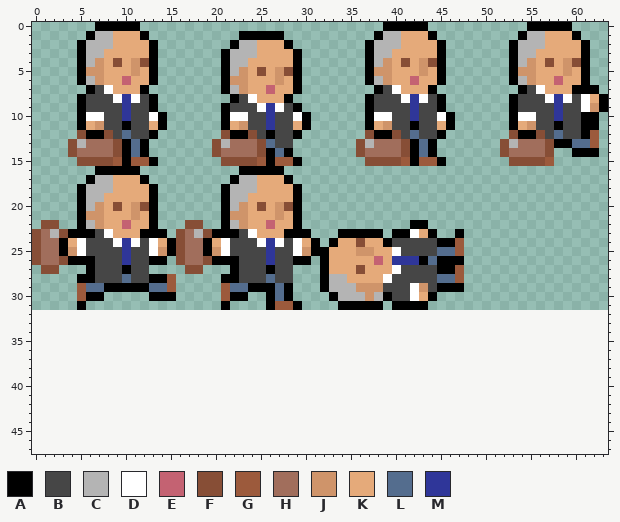
Two states of a pixel-art sprite, assets/Player/amancioAnimaciones.png. Above: the version before the commit.
The file is 192x96 pixels, drawn in blocks of 3x3; one block is one cell here. The old version is drawn lined up with the new one, on the new canvas.
Palette (. is transparent): A #000000  B #464646  C #b4b4b4  D #ffffff  E #c46272  F #874e36  G #9c5a3c  H #a16e5c  J #cf946a  K #e5aa7a  L #546d8e  M #2f3699
Pixels before (only the part around the change), first column x 0:
11 .....AKJBBABBKA......AKJBBMBBKA......AKJBBABBKA......AKJBBABBAA.
12 .....FAAFBLBBA.......FAAFBABBA.......FAAFBLBBA.......FAAFBLBBAG.
13 ....FCHHHFALA.......FCHHHFLBB.......FCHHHFALA.......FCHHHFAALLG.
14 ....FHHHHFALA.......FHHHHFALA.......FHHHHFALA.......FHHHHF..AAA.
15 .....FFFFGAGGA.......FFFFGAGGA.......FFFFGAGGA.......FFFFG......
16 .......AAAAA...........AAAAA....................................
17 ......ACCKKKA.........ACCKKKA...................................
18 .....ACCCKKKKA.......ACCCKKKKA..................................
19 .....ACCKKKKKA.......ACCKKKKKA..................................
20 .....ACJKFKJFA.......ACJKFKJFA..................................
21 .....AJJKKKJKA.......AJJKKKJKA..................................
22 .FF..ACJKKEKKA...FF..ACJKKEKKA............AA....................
23 FHCFAAABDKKKAAA.FHCFAAABDKKKAAA...AAAAA.AADKA..A................
24 FHHAKDBBBDMDBDKAFHHAKDBBBDMDBDKA.AKKFKKABBBBBAAG................
25 FHHAJDBBBBMBBDJAFHHAJDBBBBMBBDJAAKKKJJKKDBBBBLLG................
26 FHHFAAABBBMBBAA.FHHFAAABBBMBBAA.AKKKKKEKMMMALAAA................
27 .FF...ABBBABB....FF...ABBBABB...AKKKFKKKDBBBBAAG................
28 .....AABBBLBBAAG.....AABBBLBB...ACCKKKKDBBBBBLLG................
29 .....GLLAAAAALLG.....GLLAAALA...ACCCJJJBBBDJBAAA................
30 .....GAA.....AAA.....GAA..ALA....ACCCJCABBDKA...................
31 .....A...............A....AGGA....AAAAA.AAAA....................
32 ................................................................
33 ................................................................
34 ................................................................
35 ................................................................
36 ................................................................
37 ................................................................
38 ................................................................
39 ................................................................
40 ................................................................
41 ................................................................
42 ................................................................
43 ................................................................
44 ................................................................
45 ................................................................
46 ................................................................
47 ................................................................
After the commit:
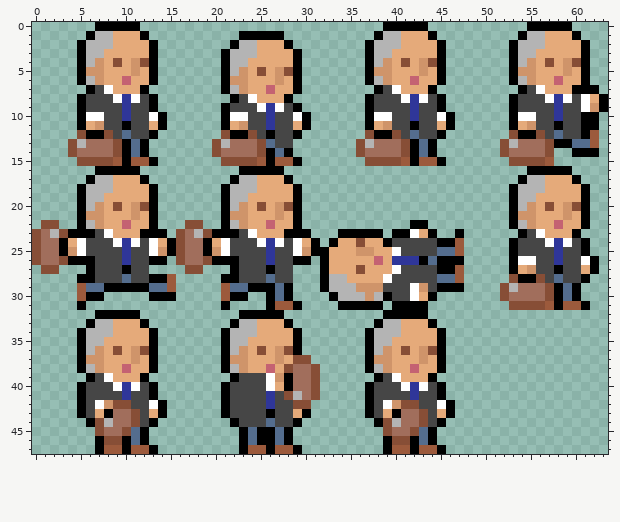
Diff:
canvas 64x32 -> 64x48
y 16: x 55..59 ..... -> AAAAA
y 17: x 54..60 ....... -> ACCKKKA
y 18: x 53..61 ......... -> ACCCKKKKA
y 19: x 53..61 ......... -> ACCKKKKKA
y 20: x 53..61 ......... -> ACJKFKJFA
y 21: x 53..61 ......... -> AJJKKKJKA
y 22: x 53..61 ......... -> ACJKKEKKA
y 23: x 54..60 ....... -> ABDKKKA
y 24: x 53..61 ......... -> ABBBDMDBA
y 25: x 53..61 ......... -> ABBBBMBBA
y 26: x 53..62 .......... -> ADDBBMBBDA
y 27: x 53..62 .......... -> AKJBBABBKA
y 28: x 53..61 ......... -> FAAFBLBBA
y 29: x 52..60 ......... -> FCHHHFALA
y 30: x 52..60 ......... -> FHHHHFALA
y 31: x 53..61 ......... -> FFFFGAGGA
y 32: x 7..11 ..... -> AAAAA; x 23..27 ..... -> AAAAA; x 39..43 ..... -> AAAAA
y 33: x 6..12 ....... -> ACCKKKA; x 22..28 ....... -> ACCKKKA; x 38..44 ....... -> ACCKKKA
y 34: x 5..13 ......... -> ACCCKKKKA; x 21..29 ......... -> ACCCKKKKA; x 37..45 ......... -> ACCCKKKKA
y 35: x 5..13 ......... -> ACCKKKKKA; x 21..29 ......... -> ACCKKKKKA; x 37..45 ......... -> ACCKKKKKA
y 36: x 5..13 ......... -> ACJKFKJFA; x 21..29 ......... -> ACJKFKJFA; x 37..45 ......... -> ACJKFKJFA
y 37: x 5..13 ......... -> AJJKKKJKA; x 21..30 .......... -> AJJKKKJKFF; x 37..45 ......... -> AJJKKKJKA
y 38: x 5..13 ......... -> ACJKKEKKA; x 21..31 ........... -> ACJKKEKFHHF; x 37..45 ......... -> ACJKKEKKA
y 39: x 6..12 ....... -> ABDKKKA; x 22..31 .......... -> ABBBDJAHHF; x 38..44 ....... -> ABDKKKA
y 40: x 5..13 ......... -> ABBBDMDBA; x 21..31 ........... -> ABBBBDKAHHF; x 37..45 ......... -> ABBBDMDBA
y 41: x 5..13 ......... -> ABBBBMBBA; x 21..31 ........... -> ABBBBMBFCHF; x 37..45 ......... -> ABBBBMBBA
y 42: x 5..14 .......... -> ABDJFFBBDA; x 21..30 .......... -> ABBBBMBBFF; x 37..46 .......... -> ABDJFFBBDA
y 43: x 5..14 .......... -> ABKAHHFBKA; x 21..30 .......... -> ABBBBABBKA; x 37..46 .......... -> ABKAHHFBKA
y 44: x 6..13 ........ -> AFCHHFBA; x 22..29 ........ -> ABBBLBBA; x 38..45 ........ -> AFCHHFBA
y 45: x 7..12 ...... -> FHHFLA; x 23..28 ...... -> ALAALA; x 39..44 ...... -> FHHFLA
y 46: x 7..12 ...... -> AFFALA; x 23..28 ...... -> ALAALA; x 39..44 ...... -> AFFALA
y 47: x 7..13 ....... -> AGGAGGA; x 23..29 ....... -> AGGAGGA; x 39..45 ....... -> AGGAGGA
Where, in picture pixels (left, top, right, bottom), the same in both pictures:
added: (500, 166, 599, 310)
added: (77, 310, 167, 454)
added: (221, 310, 320, 454)
added: (365, 310, 455, 454)
